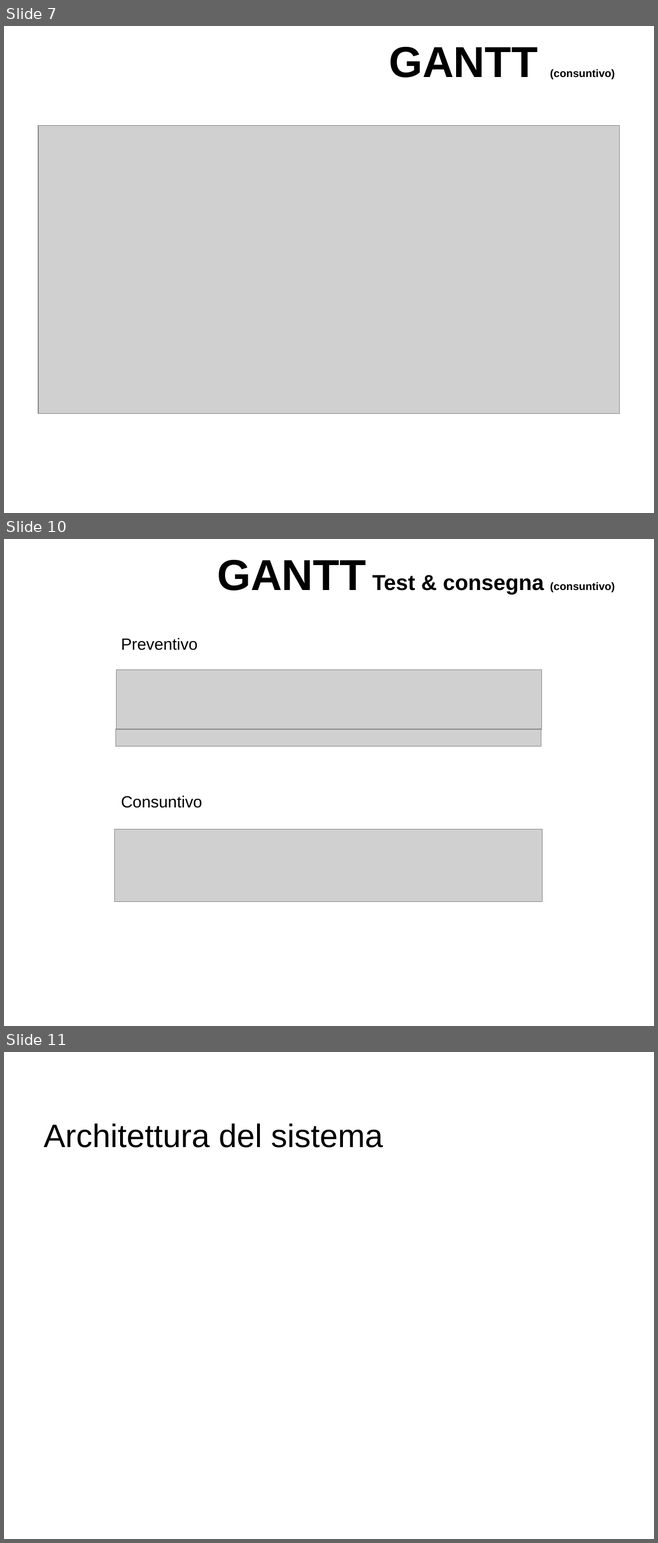
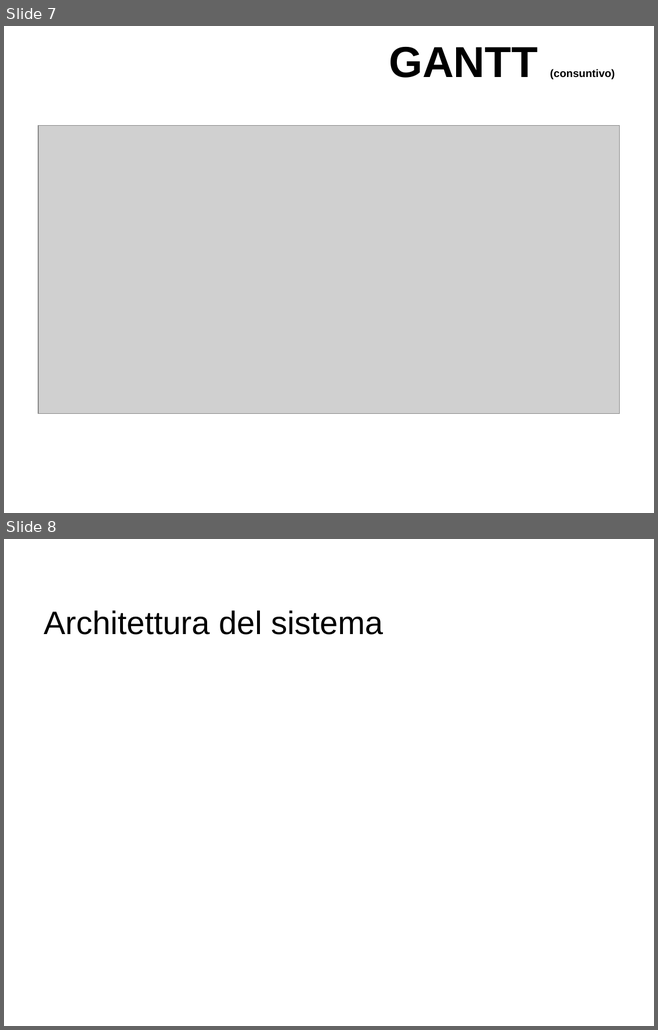
Before and after one commit to lucadibello/CPTMeetingRoomScheduler, a slide deck: pptx/Presentation_LucaDiBello.pptx. Shown one above the other, each under a label of ours: slides 7, 10 and 11 before the commit, slides 7 and 8 after it; the slides between them are not shown. The pictures are 658x1543 and 658x1030 pixels, drawn with LibreOffice and Linux fonts; fonts in the diff are those of the drawing; grey boxes stand for pictures; background and template pictures are left out. Boxes give left, top, right and bottom in pixels: in the first picture for what was removed or moved away, otherwise in the second. Text is boxed around its words. In the diff, an @@ line names an element or a change of style, - is before the commit and + after.

```diff
--- a/pptx/Presentation_LucaDiBello.pptx
+++ b/pptx/Presentation_LucaDiBello.pptx
@@ slide 10 removed at (4, 539, 654, 1026), background picture (left out) @@
@@ title removed at (217, 560, 615, 595) @@
-GANTT Test & consegna (consuntivo)
@@ text removed at (121, 638, 198, 650) @@
-Preventivo
@@ picture removed at (117, 669, 541, 729) @@
@@ picture removed at (116, 729, 540, 747) @@
@@ text removed at (121, 795, 202, 808) @@
-Consuntivo
@@ picture removed at (114, 830, 542, 902) @@
@@ what was slide 11 is now slide 8 @@
```
Also in this commit, not shown: 1 slide changed, 3 other slides removed, 8 other files.
